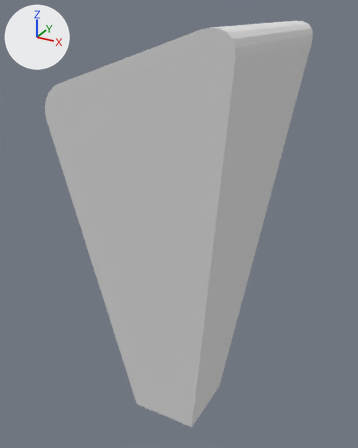
The OBJ model gameshow/podium/podium.obj, before and after one commit.
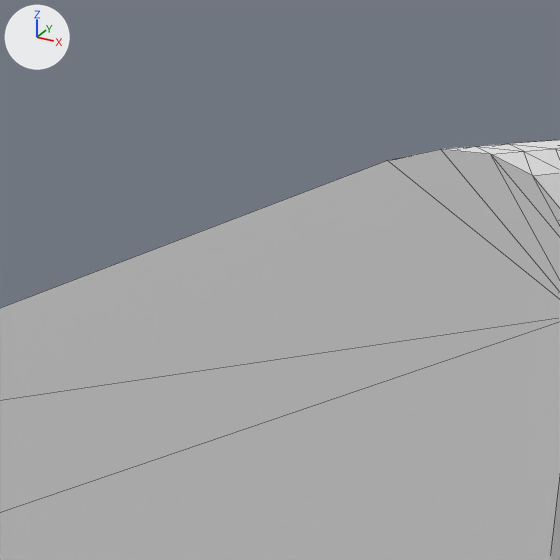
Each version is shown whole from a camera (50 mm lens) standing at (1.32, -2.41, 2.53) and looking at (-0.01, 0.02, 1.32), then close up on the part from 36% to 65% of the width and 0% to 23% of the height. Arrows for +X, +Y and +Z are at upper left; the lights stay in place. The close-ups show mesh edges as thin lines. Where no turn or scale is listed for an object, it has been applied to the vertices.

The first close-up shows 'Cube_Cube.001', 'stripes'.
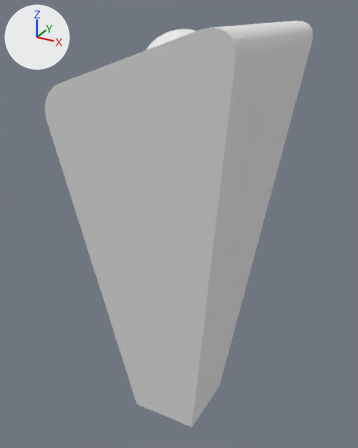
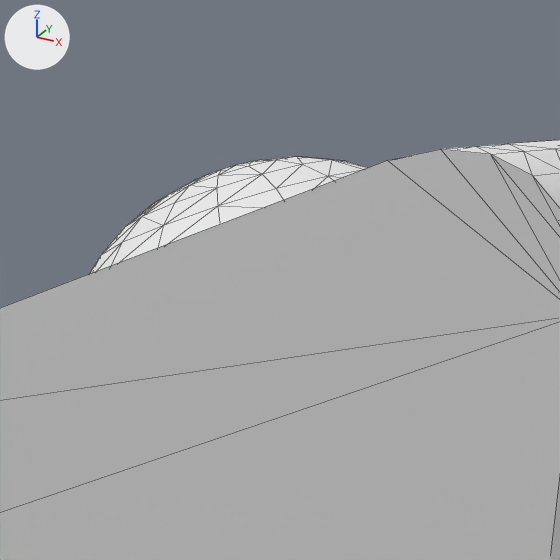
Boxes (x1, y1, x2, y2) around the edits, measured in the close-ups (560 x 560 px):
```json
{"object": "button", "change": "added", "after": [90, 156, 368, 274]}
```

The change, as JSON lines over the scene's bpy script:
```json
{"op": "add", "block": "me_button", "code": ["me_button = bpy.data.meshes.new('button')", "me_button.from_pydata(...)  # 129 vertices, 240 faces; spans x -0.193..0.157, y -0.185..0.185, z 2.259..2.425", "me_button.materials.append(mat_base)  # white #e7e7e7"]}
{"op": "add", "block": "ob_button", "code": ["ob_button = bpy.data.objects.new('button', me_button)", "ob_button.location = (0.0, 0.0, 0.0)"]}
```
